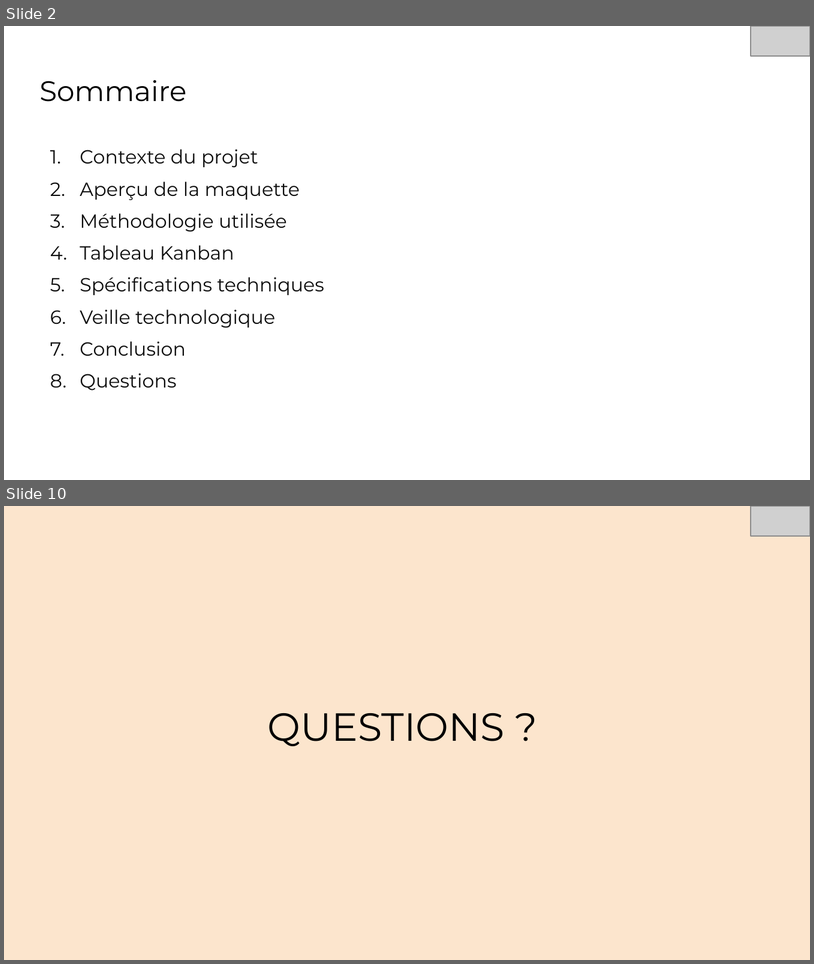
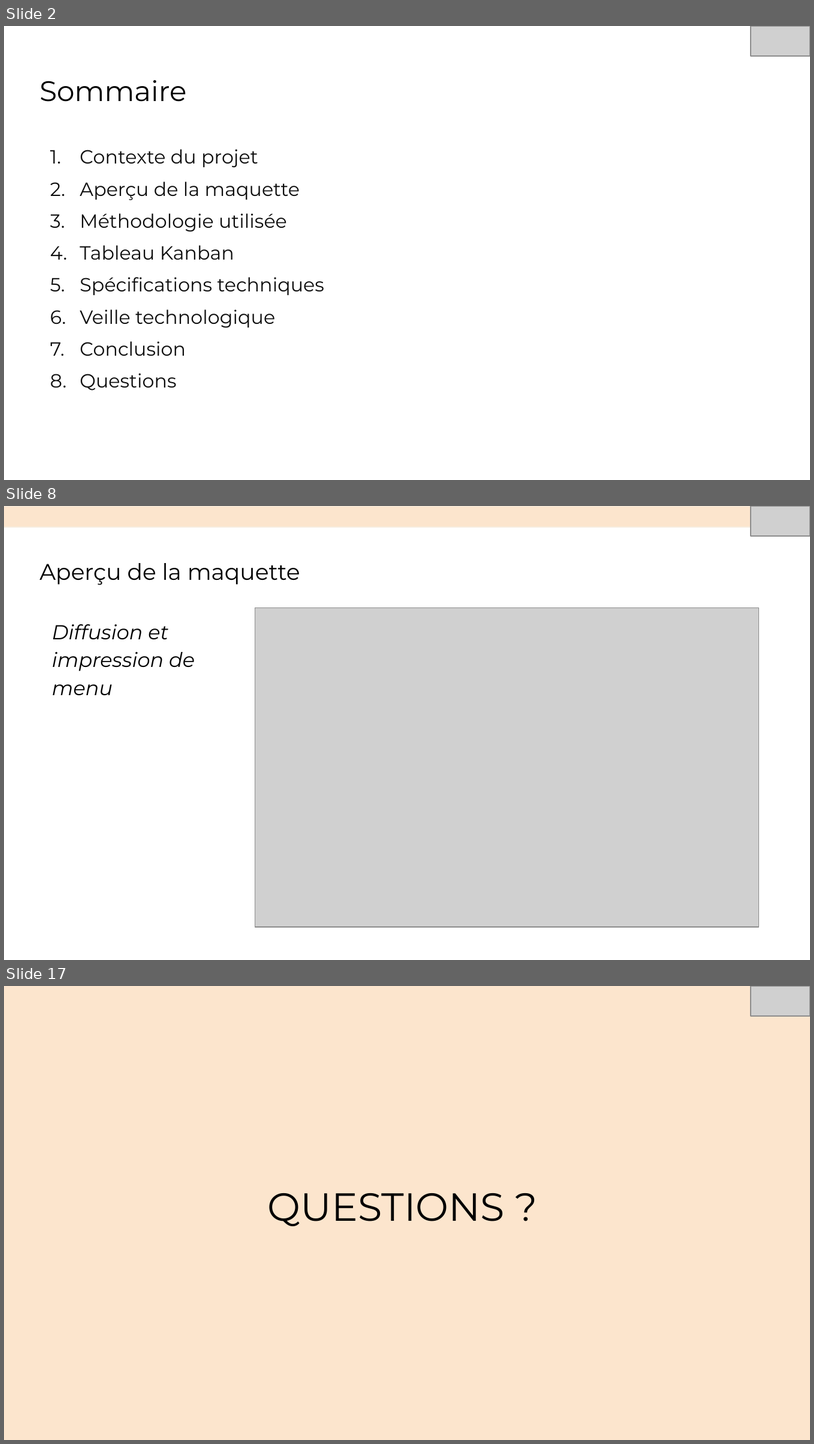
Before and after one commit to sunny-biard/MenuMaker, a slide deck: BIARD_Sunny_4_presentation_052024.pptx. Shown one above the other, each under a label of ours: slides 2 and 10 before the commit, slides 2, 8 and 17 after it; the slides between them are not shown. The pictures are 814x964 and 814x1444 pixels, drawn with LibreOffice and Linux fonts; fonts in the diff are those of the drawing; grey boxes stand for pictures. Boxes give left, top, right and bottom in pixels: in the first picture for what was removed or moved away, otherwise in the second. Text is boxed around its words. In the diff, an @@ line names an element or a change of style, - is before the commit and + after.

```diff
--- a/BIARD_Sunny_4_presentation_052024.pptx
+++ b/BIARD_Sunny_4_presentation_052024.pptx
@@ slide 8 added at box(4, 506, 810, 960), background #FFFFFF @@
@@ rectangle added at box(4, 506, 810, 527), fill #FCE5CD, outline #F7EDDE 0.75 pt @@
@@ picture added at box(751, 506, 810, 536) @@
@@ title added at box(39, 563, 300, 585), 20.2 pt, text #000000 @@
+Aperçu de la maquette
@@ picture added at box(255, 607, 759, 927) @@
@@ text added at box(52, 624, 195, 695), 18 pt, text #000000, italic @@
+Diffusion et impression de menu
@@ what was slide 10 is now slide 17 @@
```
Also in this commit, not shown: 7 slides changed, 6 other slides added, 10 other files.
